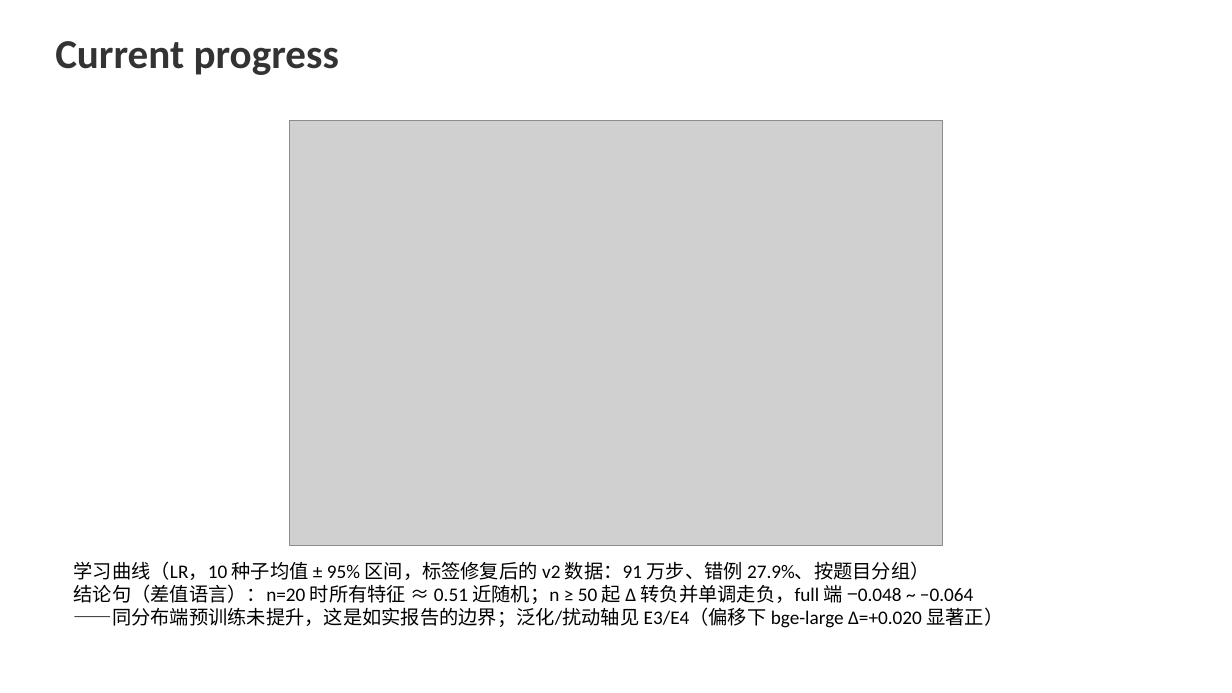
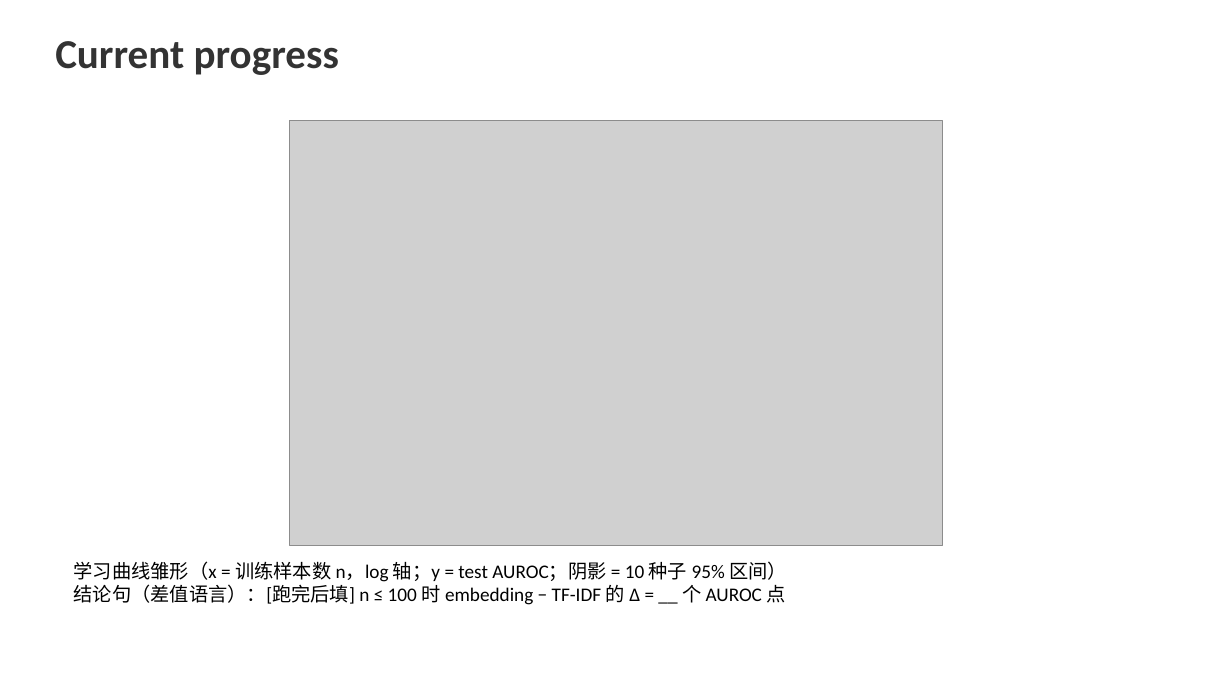
Before and after one commit to FauReam/text-monitor-436, a slide deck: slide 5 of slides/midterm.pptx (slide 6 before the commit). Drawn at 1232x693 pixels with LibreOffice and Linux fonts; fonts in the diff are those of the drawing; grey boxes stand for pictures. Boxes give left, top, right and bottom in pixels: in the first picture for what was removed or moved away, otherwise in the second. Text is boxed around its words. In the diff, an @@ line names an element or a change of style, - is before the commit and + after.

```diff
--- a/slides/midterm.pptx
+++ b/slides/midterm.pptx
@@ text at (x1=74, y1=561, x2=787, y2=605): text changed @@
-学习曲线（LR，10 种子均值 ± 95% 区间，标签修复后的 v2 数据：91 万步、错例 27.9%、按题目分组）
-结论句（差值语言）：n=20 时所有特征 ≈ 0.51 近随机；n ≥ 50 起 Δ 转负并单调走负，full 端 −0.048 ~ −0.064
-——同分布端预训练未提升，这是如实报告的边界；泛化/扰动轴见 E3/E4（偏移下 bge-large Δ=+0.020 显著正）
+学习曲线雏形（x = 训练样本数 n，log 轴；y = test AUROC；阴影 = 10 种子 95% 区间）
+结论句（差值语言）：[跑完后填] n ≤ 100 时 embedding − TF-IDF 的 Δ = __ 个 AUROC 点
```
Also in this commit, not shown: 3 other slides changed, 15 other files.
